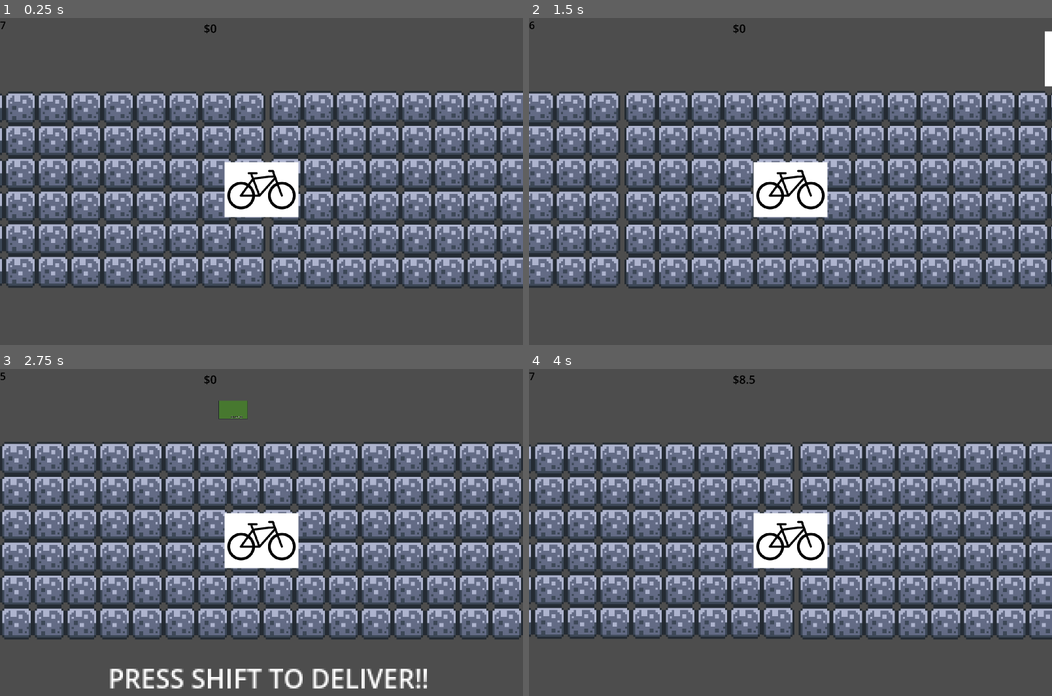
Above: before the commit, frames 1-4 (two rows, left to right).
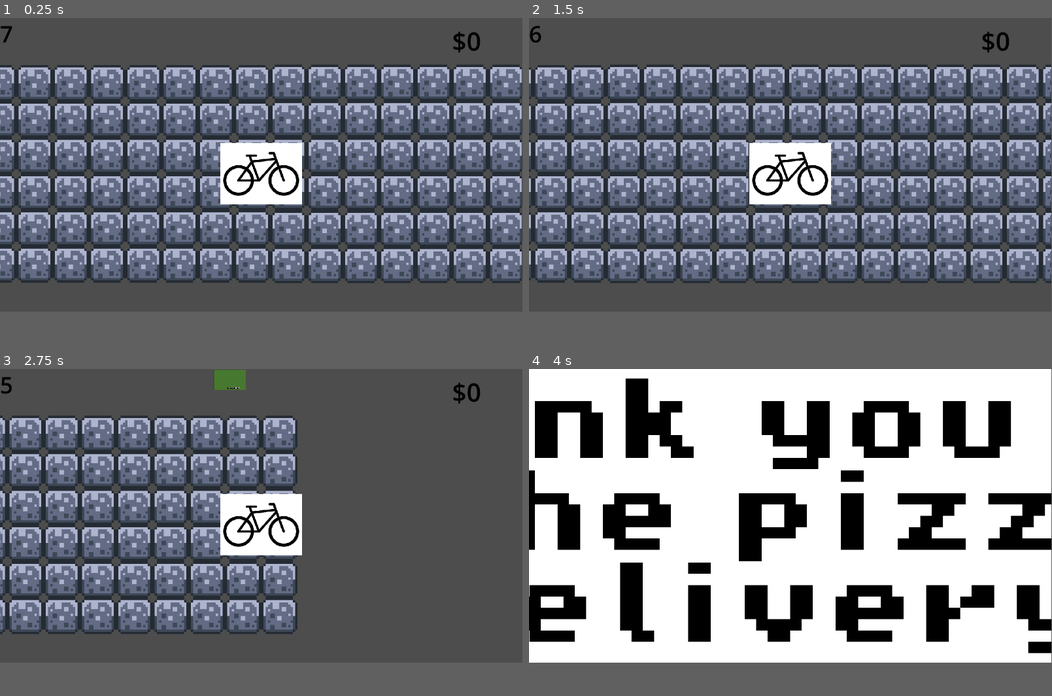
Above: after the commit, the same moments.

Repository: andreaTheCoder/brackeysgamejam
Game: Godot game, scene res://scenes/game.tscn
Same seed, same stepped clock (60 frames per second), same inputs: the game is played once before the commit and once after it.
Inputs (mouse positions are in pixels of both pictures, inside the frame that each line leads up to):
- Up to frame 1 (0.25 s): no input
- Up to frame 2 (1.5 s): tap Enter at 0.5 s; hold Right (forward) 0.53-1.28 s; hold Space (button) 0.53-1.28 s; hold Left (backward) from 1.28 s (still down); tap Shift (deliver) at 1.35 s
- Up to frame 3 (2.75 s): release Left (backward) at 2.03 s; hold Right (forward) from 2.03 s (still down); hold Space (button) from 2.03 s (still down)
- Up to frame 4 (4 s): release Space (button) at 2.78 s; tap Shift (deliver) at 2.85 s; release Right (forward) at 3.5 s; click (837, 643) at 3.5 s, where only the run before the commit has a clickable "Next delivery"
In our replay, the window is 800x500 before the commit and 799x449 after it. These sizes can differ from the game's own. Grey fills any space a smaller window leaves; there, only what the larger window draws over its background counts as a difference.

The runs differ from the first frame. In frame 1, 53% of the frame differs, in the area x 0-100%, y 1-83%; in frame 2, 54%; in frame 3, 54%; in frame 4, 88%, in the area x 0-100%, y 0-90%.

Commit message:
Everything is now 1, yipppeeeeeeeeee

Diff:
--- a/project.godot
+++ b/project.godot
@@ -18,11 +18,6 @@
 [autoload]
 
 Global="*res://scripts/global.gd"
-
-[display]
-
-window/size/viewport_width=3000
-window/size/viewport_height=2000
 
 [input]
 
--- a/scenes/NPCcar.tscn
+++ b/scenes/NPCcar.tscn
@@ -7,9 +7,8 @@
 size = Vector2(47, 20)
 
 [node name="Car" type="Area2D"]
-collision_layer = 2
+collision_mask = 2
 script = ExtResource("1_g51ie")
-SPEED = -300
 
 [node name="Sprite2D" type="Sprite2D" parent="."]
 position = Vector2(-9.53674e-07, 0)
--- a/scenes/bike.tscn
+++ b/scenes/bike.tscn
@@ -7,7 +7,7 @@
 size = Vector2(13, 9)
 
 [node name="bike" type="CharacterBody2D"]
-collision_mask = 3
+collision_layer = 2
 script = ExtResource("1_oy3wg")
 
 [node name="CollisionShape2D" type="CollisionShape2D" parent="."]
--- a/scenes/game.tscn
+++ b/scenes/game.tscn
@@ -1,6 +1,7 @@
-[gd_scene load_steps=6 format=3 uid="uid://dx4alm7spt1cb"]
+[gd_scene load_steps=7 format=3 uid="uid://dx4alm7spt1cb"]
 
 [ext_resource type="PackedScene" uid="uid://b2nldleqd7l8" path="res://scenes/bike.tscn" id="1_uwrxv"]
+[ext_resource type="PackedScene" uid="uid://c8a2pywu578h" path="res://scenes/spawner.tscn" id="2_iywne"]
 [ext_resource type="Script" uid="uid://ve3kpygen1ju" path="res://scripts/game_manager.gd" id="2_yqjtg"]
 [ext_resource type="PackedScene" uid="uid://od0hx2lbegjy" path="res://scenes/lane.tscn" id="3_lnu2h"]
 [ext_resource type="PackedScene" uid="uid://8nvv8hcnnes5" path="res://scenes/target_house.tscn" id="4_lbhrr"]
@@ -44,12 +45,19 @@
 [node name="Bike" parent="." instance=ExtResource("1_uwrxv")]
 z_index = 3
 position = Vector2(0, 2)
-collision_layer = 2
-collision_mask = 1
 
 [node name="Camera2D" type="Camera2D" parent="Bike"]
 position = Vector2(0, -2)
-zoom = Vector2(20, 20)
+zoom = Vector2(10, 10)
+
+[node name="Spawner" parent="Bike" instance=ExtResource("2_iywne")]
+position = Vector2(-89, 0)
+
+[node name="Spawner2" parent="Bike" instance=ExtResource("2_iywne")]
+position = Vector2(-89, -15)
+
+[node name="Spawner3" parent="Bike" instance=ExtResource("2_iywne")]
+position = Vector2(-89, 15)
 
 [node name="Game Manager" type="Node" parent="."]
 script = ExtResource("2_yqjtg")
@@ -83,17 +91,13 @@
 position = Vector2(2, -130)
 shape = SubResource("WorldBoundaryShape2D_lnu2h")
 
-[node name="Icon" type="Sprite2D" parent="."]
-position = Vector2(3798, 200)
-scale = Vector2(65.3594, 1)
-
 [node name="target_house" parent="." instance=ExtResource("4_lbhrr")]
 position = Vector2(115, -31)
 collision_layer = 1
 collision_mask = 2
 
 [node name="Lane2" parent="." instance=ExtResource("3_lnu2h")]
-position = Vector2(-127, 2)
+position = Vector2(-126, 2)
 scale = Vector2(0.5, 0.5)
 
 [connection signal="timeout" from="UI elements/time label/Timer" to="Game Manager" method="_on_timer_timeout"]
--- a/scenes/lane.tscn
+++ b/scenes/lane.tscn
@@ -146,7 +146,9 @@
 tile_set = SubResource("TileSet_t6mhj")
 
 [node name="Chunks" type="Area2D" parent="."]
-collision_mask = 2
+position = Vector2(24, 0)
+collision_layer = 0
+collision_mask = 0
 script = ExtResource("2_8qan7")
 
 [node name="CollisionShape2D" type="CollisionShape2D" parent="Chunks"]
--- a/scripts/NPCcar.gd
+++ b/scripts/NPCcar.gd
@@ -1,12 +1,11 @@
 extends Area2D
 
-@export var SPEED = 70
+const SPEED = 20
 var direction = -1
-@onready var bike: CharacterBody2D = $"../../Bike"
-
+@onready var bike: CharacterBody2D = $"../../../Bike"
 
 func _process(delta: float) -> void:
-	position.x += -SPEED * delta * direction
+	position.x += SPEED * delta * direction
 
 func _on_body_entered(body: Node2D) -> void:
 	print("this car was stunned")
Not shown: 1 places in scenes/lane.tscn that only renumber resources
Not shown: 1 places in scenes/spawner.tscn that only renumber resources
